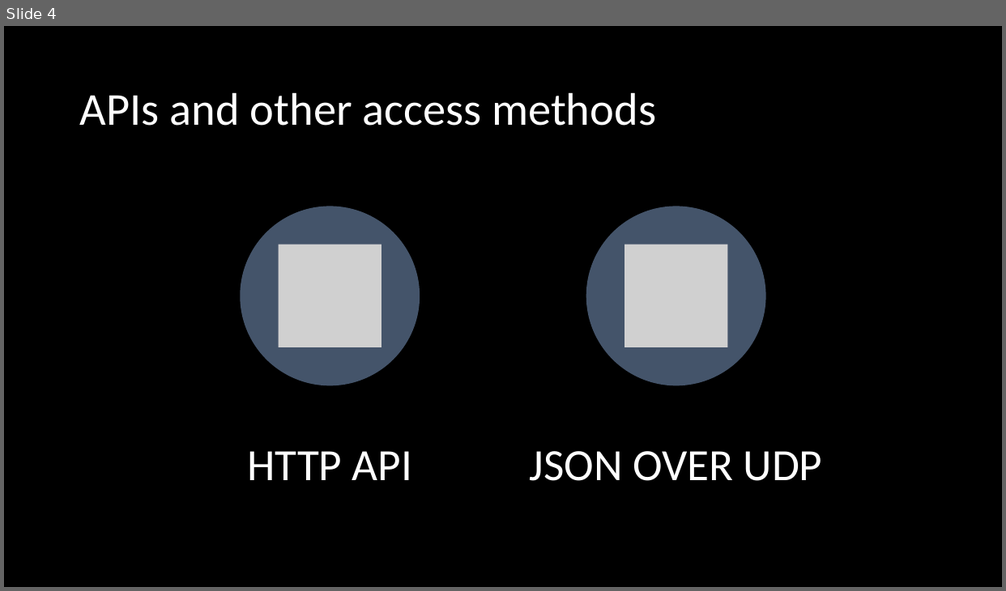
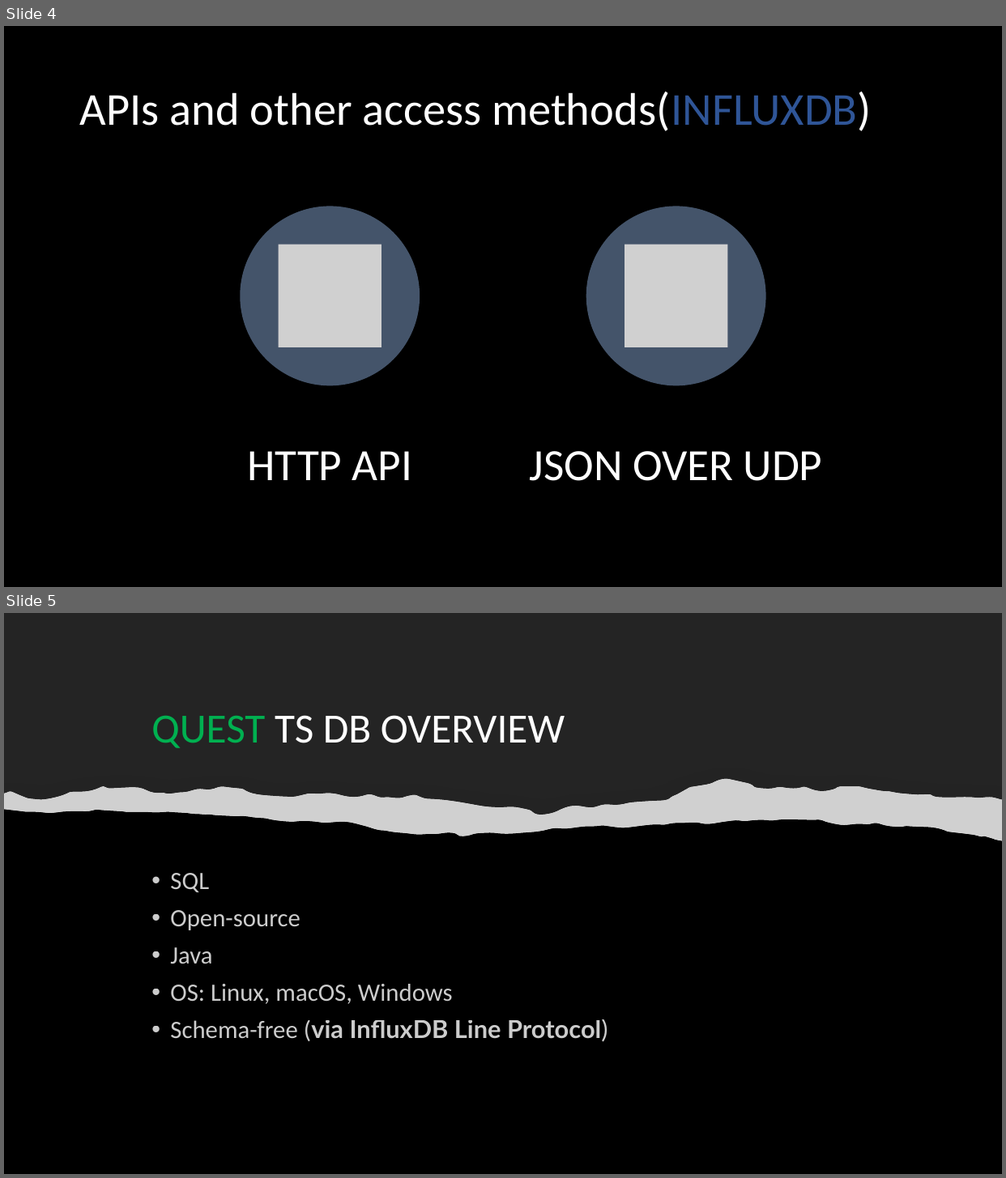
Before and after one commit to Warglaive/SaaS-MachineLearningPlatform-Research, a slide deck: Tech Stack/DatabasesComparison.pptx. Shown one above the other, each under a label of ours: slide 4 before the commit, slides 4 and 5 after it. The pictures are 1006x591 and 1006x1178 pixels, drawn with LibreOffice and Linux fonts; fonts in the diff are those of the drawing; grey boxes stand for pictures; background and template pictures are left out. Boxes give left, top, right and bottom in pixels: in the first picture for what was removed or moved away, otherwise in the second. Text is boxed around its words. In the diff, an @@ line names an element or a change of style, - is before the commit and + after.

```diff
--- a/Tech Stack/DatabasesComparison.pptx
+++ b/Tech Stack/DatabasesComparison.pptx
@@ slide 5 added at [4,613,1002,1174], background #000000 @@
@@ freeform shape added at [4,613,1002,823], fill #FFFFFF @@
@@ freeform shape added at [4,613,1002,823], fill #000000 at 86% opacity @@
@@ title added at [151,715,565,748], 40 pt, text #FFFFFF @@
+QUEST TS DB OVERVIEW
@@ freeform shape added at [4,779,1002,841], fill #FFFFFF @@
@@ picture added at [4,779,1002,841] @@
@@ text added at [170,873,607,1042], 24 pt, text #FFFFFF at 80% opacity @@
+• SQL
+• Open-source
+• Java
+• OS: Linux, macOS, Windows
+• Schema-free (via InfluxDB Line Protocol)
@@ slide 4 changed as well @@
@@ title at [80,92,872,131]: text changed @@
-APIs and other access methods
+APIs and other access methods(INFLUXDB)
```
Also in this commit, not shown: 3 other slides changed, 2 other slides added.
